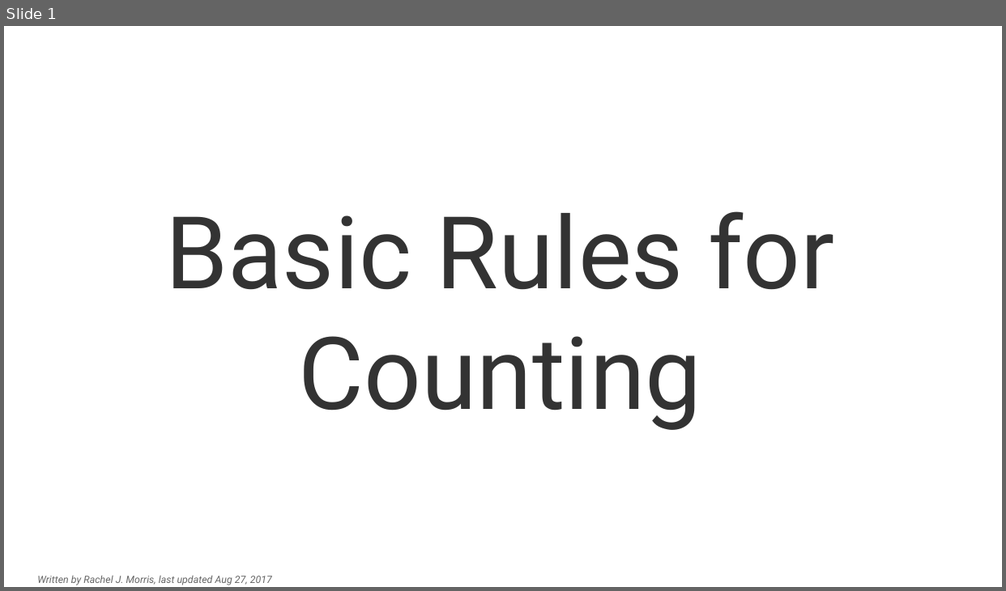
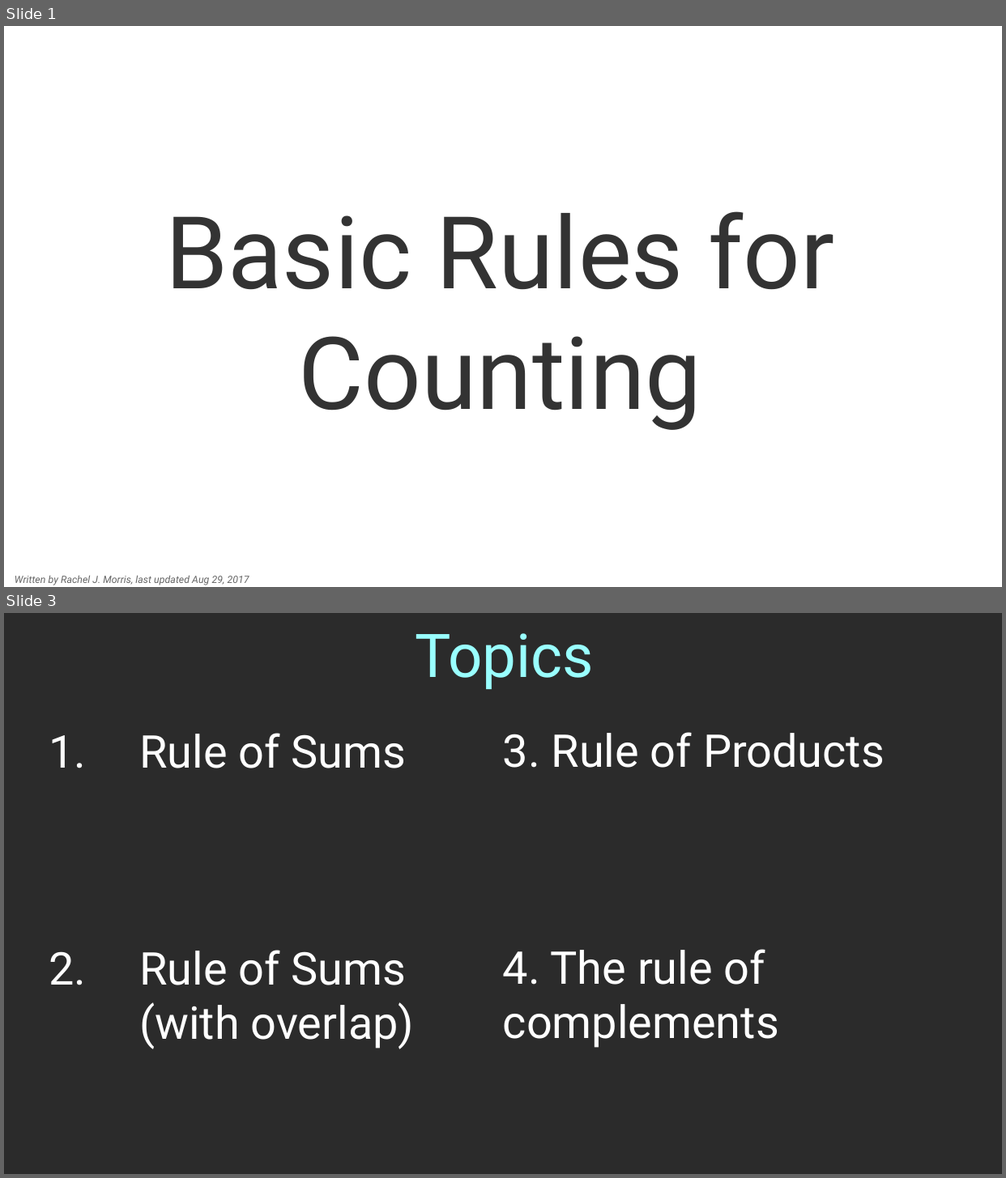
Before and after one commit to nguyenchithien/CS211-Discrete-Structures-II, a slide deck: Lectures/Lecture 5.2.odp. Shown one above the other, each under a label of ours: slide 1 before the commit, slides 1 and 3 after it; the slides between them are not shown. The pictures are 1006x591 and 1006x1178 pixels, drawn with LibreOffice and Linux fonts; fonts in the diff are those of the drawing; background and template pictures are left out; a plain dark background stands for a picture behind light text. Boxes give left, top, right and bottom in pixels: in the first picture for what was removed or moved away, otherwise in the second. Text is boxed around its words. In the diff, an @@ line names an element or a change of style, - is before the commit and + after.

```diff
--- a/Lectures/Lecture 5.2.odp
+++ b/Lectures/Lecture 5.2.odp
@@ slide 3 added at (4,613,1002,1174), background picture (left out) @@
@@ title added at (415,633,594,689), 48 pt, text #99FFFF @@
+Topics
@@ text added at (49,733,414,1050), 36 pt, text #FFFFFF @@
+1. Rule of Sums
+2. Rule of Sums
+(with overlap)
@@ text added at (503,732,884,1048), 36 pt, text #FFFFFF @@
+3. Rule of Products
+4. The rule of complements
@@ slide 1 changed as well @@
@@ text "Written by Rachel J. Morris, ..." at (15,575,249,586): vertical alignment middle to top @@
@@ text at (15,575,249,586): text changed @@
-Written by Rachel J. Morris, last updated Aug 27, 2017
+Written by Rachel J. Morris, last updated Aug 29, 2017
```
Also in this commit, not shown: 2 other slides changed, 13 other slides added, 2 slides removed, 1 other file.
